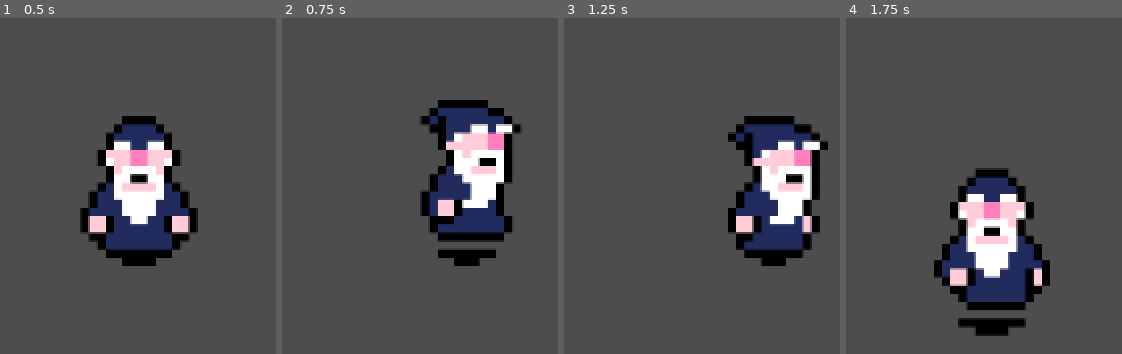
Above: before the commit, frames 1-4 (left to right).
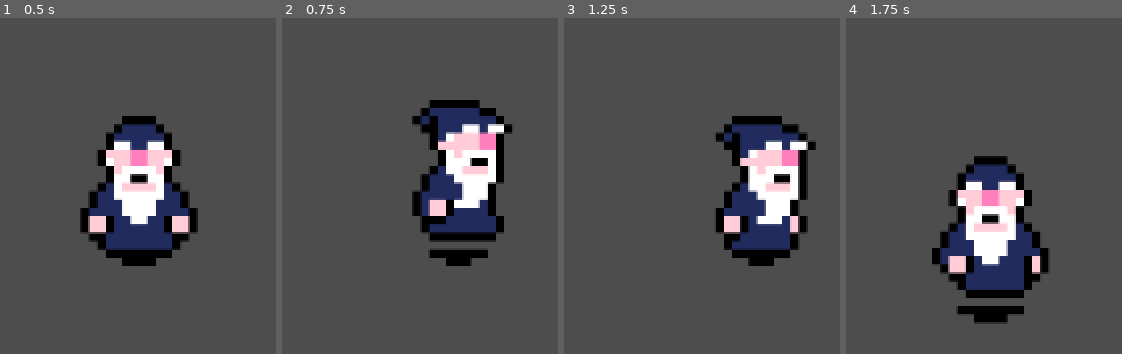
Above: after the commit, the same moments.

Repository: Brendan-Coughlan/depths-of-loot
Game: Godot game, scene res://scenes/game.tscn
Same seed, same stepped clock (60 frames per second), same inputs: the game is played once before the commit and once after it.
Inputs:
- Up to frame 1 (0.5 s): no input
- Up to frame 2 (0.75 s): tap Enter at 0.5 s; hold D (move_right) from 0.53 s (still down)
- Up to frame 3 (1.25 s): keep holding D (move_right)
- Up to frame 4 (1.75 s): release D (move_right) at 1.28 s; hold S (move_down) from 1.28 s (still down)

Frame 1 is identical in both runs. In frame 2, 7.3% of the frame differs, in the area x 47-87%, y 24-74%; in frame 3, 9.1%; in frame 4, 11%, in the area x 31-74%, y 41-95%.

Commit message:
Changed to Godot 4.6 and fixed player movement

Diff:
--- a/project.godot
+++ b/project.godot
@@ -8,11 +8,15 @@
 
 config_version=5
 
+[animation]
+
+compatibility/default_parent_skeleton_in_mesh_instance_3d=true
+
 [application]
 
 config/name="depths-of-loot"
 run/main_scene="res://scenes/game.tscn"
-config/features=PackedStringArray("4.3", "Mobile")
+config/features=PackedStringArray("4.6", "Mobile")
 config/icon="res://icon.svg"
 
 [input]
--- a/scenes/game.tscn
+++ b/scenes/game.tscn
@@ -1,7 +1,7 @@
-[gd_scene load_steps=2 format=3 uid="uid://dh2voqqbuecfk"]
+[gd_scene format=3 uid="uid://dh2voqqbuecfk"]
 
 [ext_resource type="PackedScene" uid="uid://d2auwmt7xo2j2" path="res://scenes/player.tscn" id="1_i7o4o"]
 
-[node name="Game" type="Node2D"]
+[node name="Game" type="Node2D" unique_id=74457754]
 
-[node name="Player" parent="." instance=ExtResource("1_i7o4o")]
+[node name="Player" parent="." unique_id=1872174230 instance=ExtResource("1_i7o4o")]
--- a/scenes/player.tscn
+++ b/scenes/player.tscn
@@ -1,7 +1,10 @@
-[gd_scene load_steps=20 format=3 uid="uid://d2auwmt7xo2j2"]
+[gd_scene format=3 uid="uid://d2auwmt7xo2j2"]
 
-[ext_resource type="Script" path="res://scripts/player_controller.gd" id="1_jg61u"]
+[ext_resource type="Script" uid="uid://d4eqeuqhiv30n" path="res://scripts/player_controller.gd" id="1_jg61u"]
 [ext_resource type="Texture2D" uid="uid://x1nkmh3lujxj" path="res://assets/Minimal Dungeon - Asset Pack (v2)/Players/Wizard/wizard x2.png" id="1_ph3yw"]
+
+[sub_resource type="RectangleShape2D" id="RectangleShape2D_3ui80"]
+size = Vector2(28, 40)
 
 [sub_resource type="AtlasTexture" id="AtlasTexture_cvayj"]
 atlas = ExtResource("1_ph3yw")
@@ -141,22 +144,19 @@
 "speed": 5.0
 }]
 
-[sub_resource type="RectangleShape2D" id="RectangleShape2D_3ui80"]
-size = Vector2(28, 40)
-
-[node name="Player" type="CharacterBody2D"]
+[node name="Player" type="CharacterBody2D" unique_id=1742427560]
 script = ExtResource("1_jg61u")
 
-[node name="AnimatedSprite2D" type="AnimatedSprite2D" parent="."]
+[node name="CollisionShape2D" type="CollisionShape2D" parent="." unique_id=1047943911]
+position = Vector2(0, 12)
+shape = SubResource("RectangleShape2D_3ui80")
+
+[node name="AnimatedSprite2D" type="AnimatedSprite2D" parent="." unique_id=380213532]
 sprite_frames = SubResource("SpriteFrames_xqwvd")
 animation = &"idle_down"
 autoplay = "idle_down"
 frame_progress = 0.894636
 
-[node name="CollisionShape2D" type="CollisionShape2D" parent="."]
-position = Vector2(0, 12)
-shape = SubResource("RectangleShape2D_3ui80")
-
-[node name="Camera2D" type="Camera2D" parent="."]
+[node name="Camera2D" type="Camera2D" parent="." unique_id=1357435292]
 zoom = Vector2(3, 3)
 position_smoothing_enabled = true
--- a/scripts/player_controller.gd
+++ b/scripts/player_controller.gd
@@ -2,7 +2,7 @@
 
 @onready var player_animated_sprite := $AnimatedSprite2D
 
-var movement_speed := 100
+var movement_speed := 5000
 var last_direction := Vector2.DOWN
 
 func _physics_process(delta: float) -> void:
@@ -32,5 +32,5 @@
 			else:
 				player_animated_sprite.play("idle_down")
 
-	velocity = direction * movement_speed
+	velocity = direction * movement_speed * delta
 	move_and_slide()
Not shown, changed: assets/Minimal Dungeon - Asset Pack (v2)/Enemies/Ghast/ghast x1.png.import
Not shown, changed: assets/Minimal Dungeon - Asset Pack (v2)/Enemies/Ghast/ghast x2.png.import
Not shown, changed: assets/Minimal Dungeon - Asset Pack (v2)/Enemies/Ghast/ghast x3.png.import
Not shown, changed: assets/Minimal Dungeon - Asset Pack (v2)/Enemies/Ghast/ghast x4.png.import
Not shown, changed: assets/Minimal Dungeon - Asset Pack (v2)/Enemies/Shroom/shroom x1.png.import
Not shown, changed: assets/Minimal Dungeon - Asset Pack (v2)/Enemies/Shroom/shroom x2.png.import
Not shown, changed: assets/Minimal Dungeon - Asset Pack (v2)/Enemies/Shroom/shroom x3.png.import
Not shown, changed: assets/Minimal Dungeon - Asset Pack (v2)/Enemies/Shroom/shroom x4.png.import
Not shown, changed: assets/Minimal Dungeon - Asset Pack (v2)/Enemies/Slime/slime x1.png.import
Not shown, changed: assets/Minimal Dungeon - Asset Pack (v2)/Enemies/Slime/slime x2.png.import
Not shown, changed: assets/Minimal Dungeon - Asset Pack (v2)/Enemies/Slime/slime x3.png.import
Not shown, changed: assets/Minimal Dungeon - Asset Pack (v2)/Enemies/Slime/slime x4.png.import
(and 15 more such lines)
